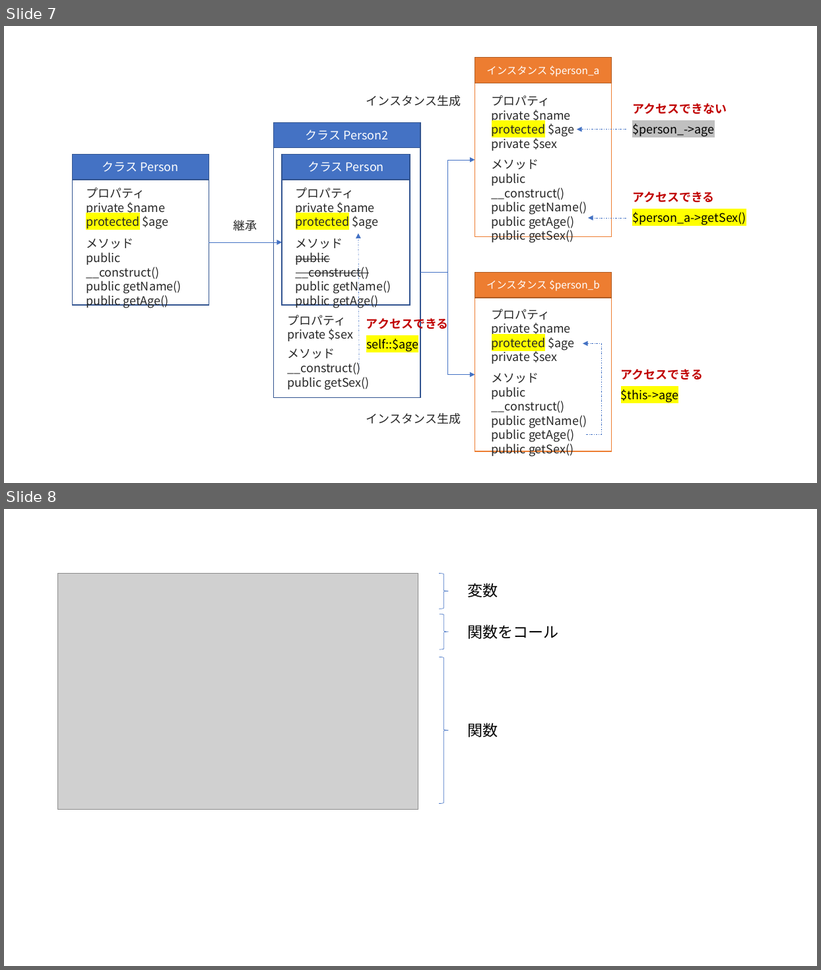
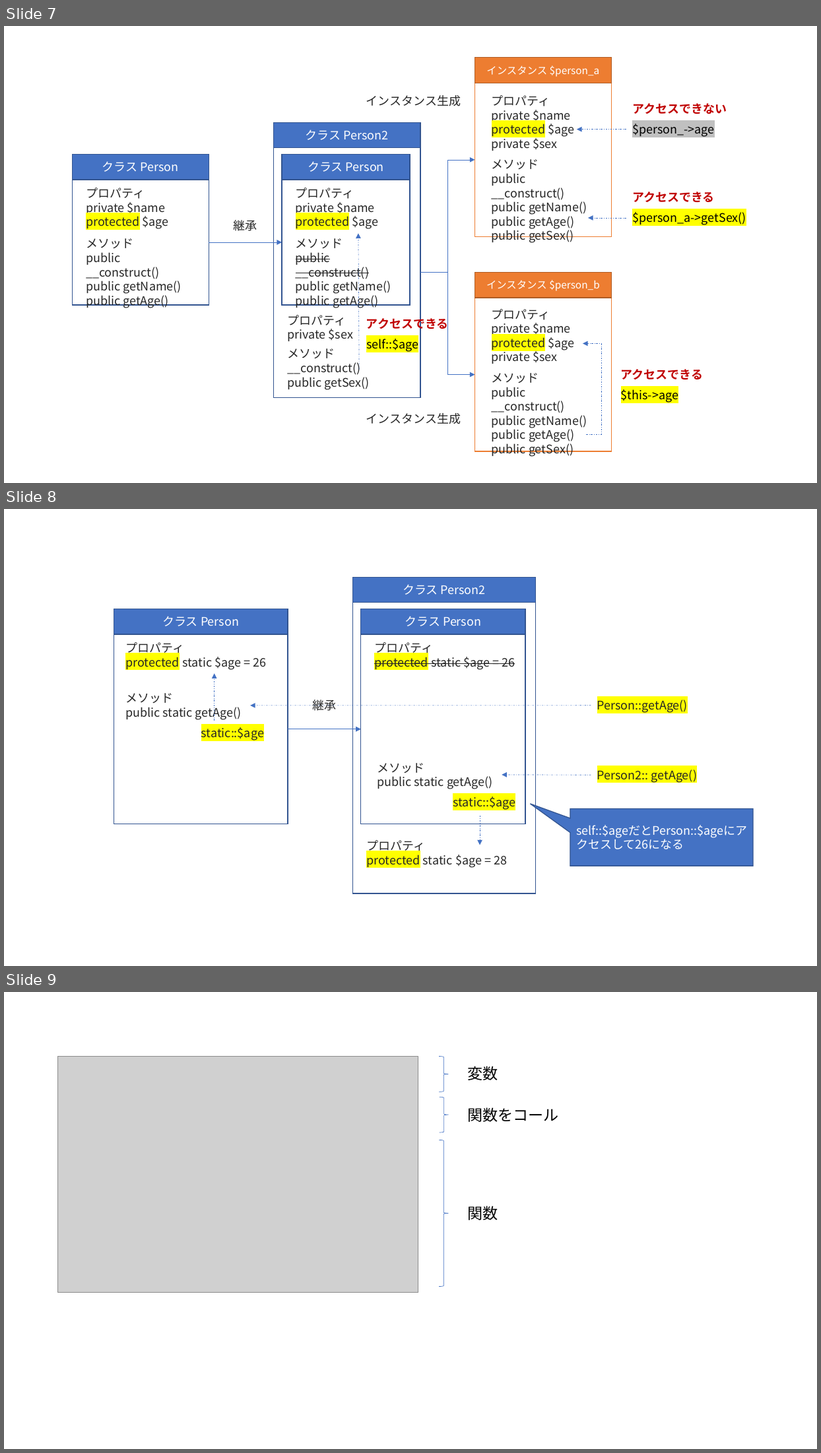
Before and after one commit to hyada/object-oriented-programming, a slide deck: figure.pptx. Shown one above the other, each under a label of ours: slides 7 and 8 before the commit, slides 7, 8 and 9 after it. The pictures are 821x970 and 821x1453 pixels, drawn with LibreOffice and Linux fonts; fonts in the diff are those of the drawing; grey boxes stand for pictures. Boxes give left, top, right and bottom in pixels: in the first picture for what was removed or moved away, otherwise in the second. Text is boxed around its words. In the diff, an @@ line names an element or a change of style, - is before the commit and + after.

```diff
--- a/figure.pptx
+++ b/figure.pptx
@@ slide 8 added at [4,509,817,966], background #FFFFFF @@
@@ rectangle added at [353,578,536,603], fill #4472C4, outline #325491 1 pt, 14 pt, text #FFFFFF @@
+クラス Person2
@@ rectangle added at [353,601,536,894], outline #325491 1 pt @@
@@ rectangle added at [114,609,288,634], fill #4472C4, outline #325491 1 pt, 14 pt, text #FFFFFF @@
+クラス Person
@@ rectangle added at [361,609,525,634], fill #4472C4, outline #325491 1 pt, 14 pt, text #FFFFFF @@
+クラス Person
@@ rectangle added at [114,634,288,824], outline #325491 1 pt @@
@@ text added at [125,642,266,670], 14 pt, text #262626 @@
+プロパティ
+protected static $age = 26
@@ rectangle added at [361,634,525,824], outline #325491 1 pt @@
@@ text added at [374,642,515,670], 14 pt, text #262626, strikethrough @@
+プロパティ
+protected static $age = 26
@@ arrow added from (215, 721) to (215, 674), #4472C4 0.5 pt dashed @@
@@ text added at [125,693,241,721], 14 pt, text #262626 @@
+メソッド
+public static getAge()
@@ arrow added from (591, 706) to (250, 706), #4472C4 0.5 pt dashed @@
@@ text added at [312,700,336,711], 14 pt, text #262626 @@
+継承
@@ text added at [597,700,688,713], 14 pt, text #262626 @@
+Person::getAge()
@@ text added at [201,727,264,741], 14 pt, text #262626 @@
+static::$age
@@ arrow added from (288, 729) to (361, 729), #4472C4 0.5 pt @@
@@ text added at [377,763,492,789], 14 pt, text #262626 @@
+メソッド
+public static getAge()
@@ arrow added from (591, 775) to (502, 775), #4472C4 0.5 pt dashed @@
@@ text added at [597,770,697,783], 14 pt, text #262626 @@
+Person2:: getAge()
@@ text added at [453,797,516,810], 14 pt, text #262626 @@
+static::$age
@@ arrow added from (480, 816) to (480, 845), #4472C4 0.5 pt dashed @@
@@ speech box added at [571,809,754,867], fill #4472C4, outline #325491 1 pt, 14 pt, text #FFFFFF @@
+self::$ageだとPerson::$ageにアクセスして26になる
@@ text added at [366,840,507,868], 14 pt, text #262626 @@
+プロパティ
+protected static $age = 28
@@ what was slide 8 is now slide 9 @@
```
Also in this commit, not shown: 1 other file.
